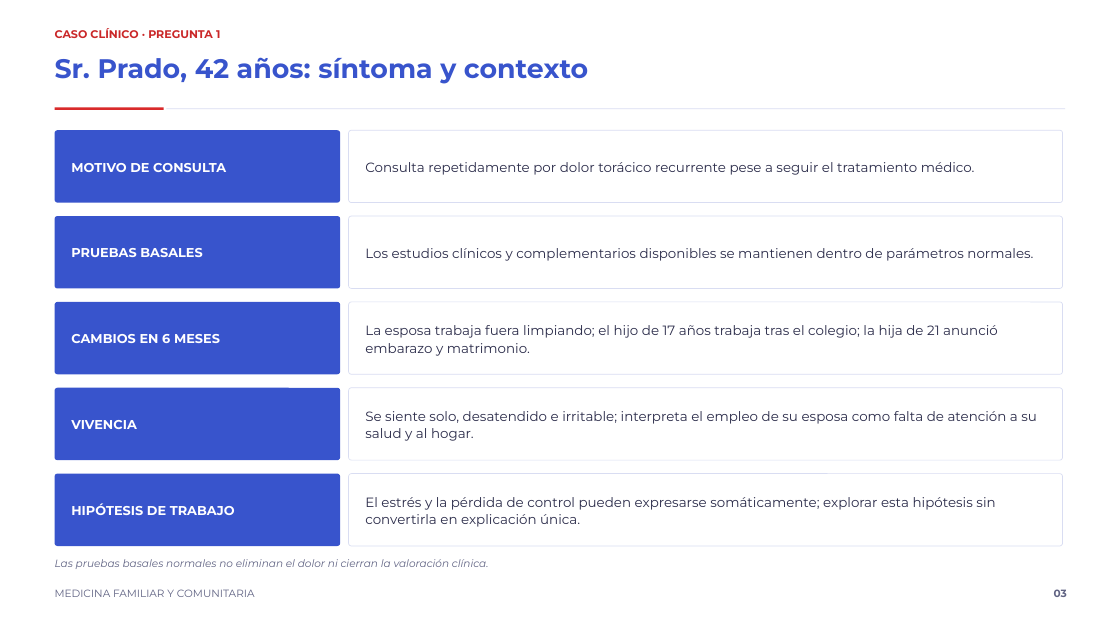
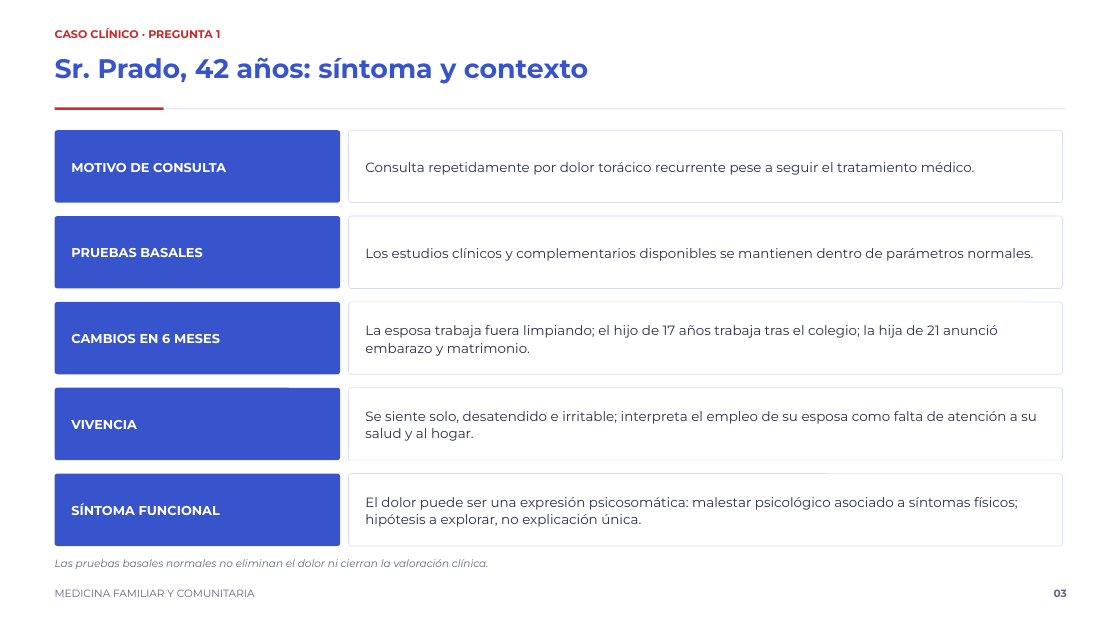
Before and after one commit to rpsin9096/slide-repo-v1, a slide deck: slide 3 of presentacion_caso4_prado_es.pptx. Drawn at 1120x630 pixels with LibreOffice and Linux fonts; fonts in the diff are those of the drawing. Boxes give left, top, right and bottom in pixels: in the first picture for what was removed or moved away, otherwise in the second. Text is boxed around its words. In the diff, an @@ line names an element or a change of style, - is before the commit and + after.

Commit message:
Refine Spanish deck for UCP Trabajo 3 rubric

```diff
--- a/presentacion_caso4_prado_es.pptx
+++ b/presentacion_caso4_prado_es.pptx
@@ text at <box>71,503,220,515</box>: text changed @@
-HIPÓTESIS DE TRABAJO
+SÍNTOMA FUNCIONAL
@@ text at <box>365,497,1018,527</box>: text changed @@
-El estrés y la pérdida de control pueden expresarse somáticamente; explorar esta hipótesis sin convertirla en explicación única.
+El dolor puede ser una expresión psicosomática: malestar psicológico asociado a síntomas físicos; hipótesis a explorar, no explicación única.
```
Also in this commit, not shown: 7 other slides changed, 1 slide added, 1 slide removed, 1 other file.
